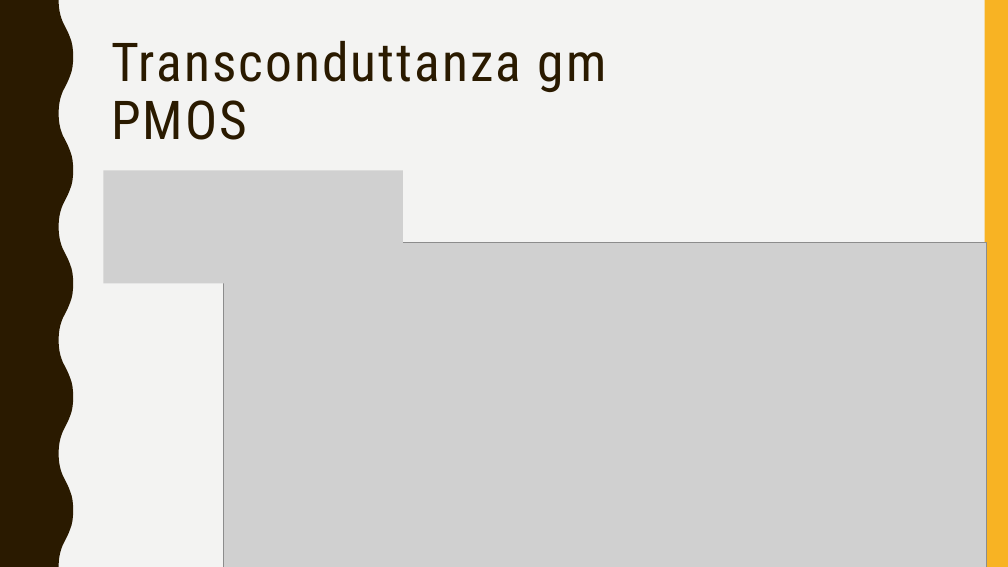
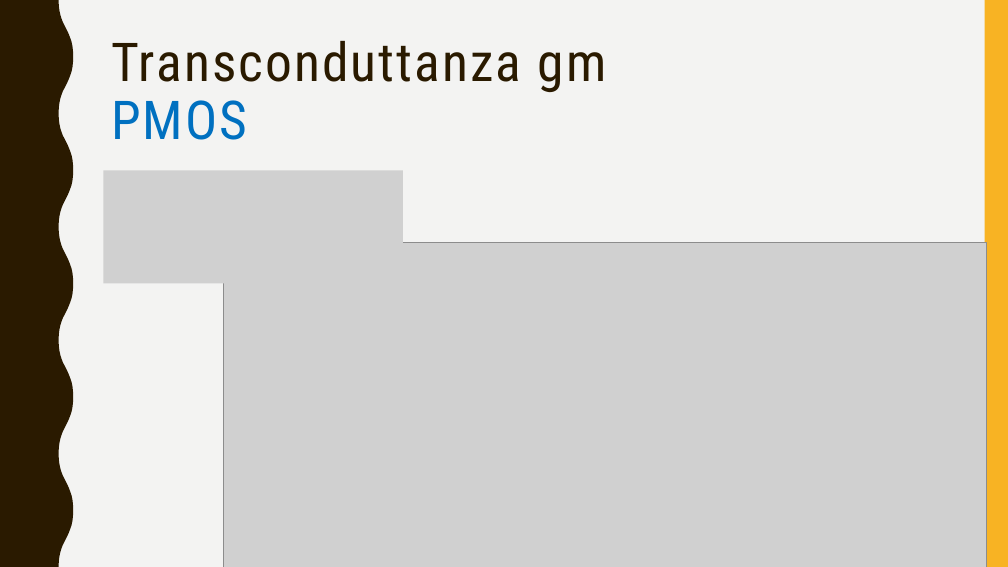
Before and after one commit to alessio-capello/MicroElectronics, a slide deck: slide 10 of MicroB/MicroBpresentazione.pptx. Drawn at 1008x567 pixels with LibreOffice and Linux fonts; fonts in the diff are those of the drawing; grey boxes stand for pictures. Boxes give left, top, right and bottom in pixels: in the first picture for what was removed or moved away, otherwise in the second. Text is boxed around its words. In the diff, an @@ line names an element or a change of style, - is before the commit and + after.

```diff
--- a/MicroB/MicroBpresentazione.pptx
+++ b/MicroB/MicroBpresentazione.pptx
@@ title "Transconduttanza gm PMOS" at bbox=[111, 41, 607, 140]: text colour #2A1A00 to #0070C0 in "PMOS" @@
```
Also in this commit, not shown: 16 other slides changed, 4 slides added, 1 slide removed, 2 other files.
